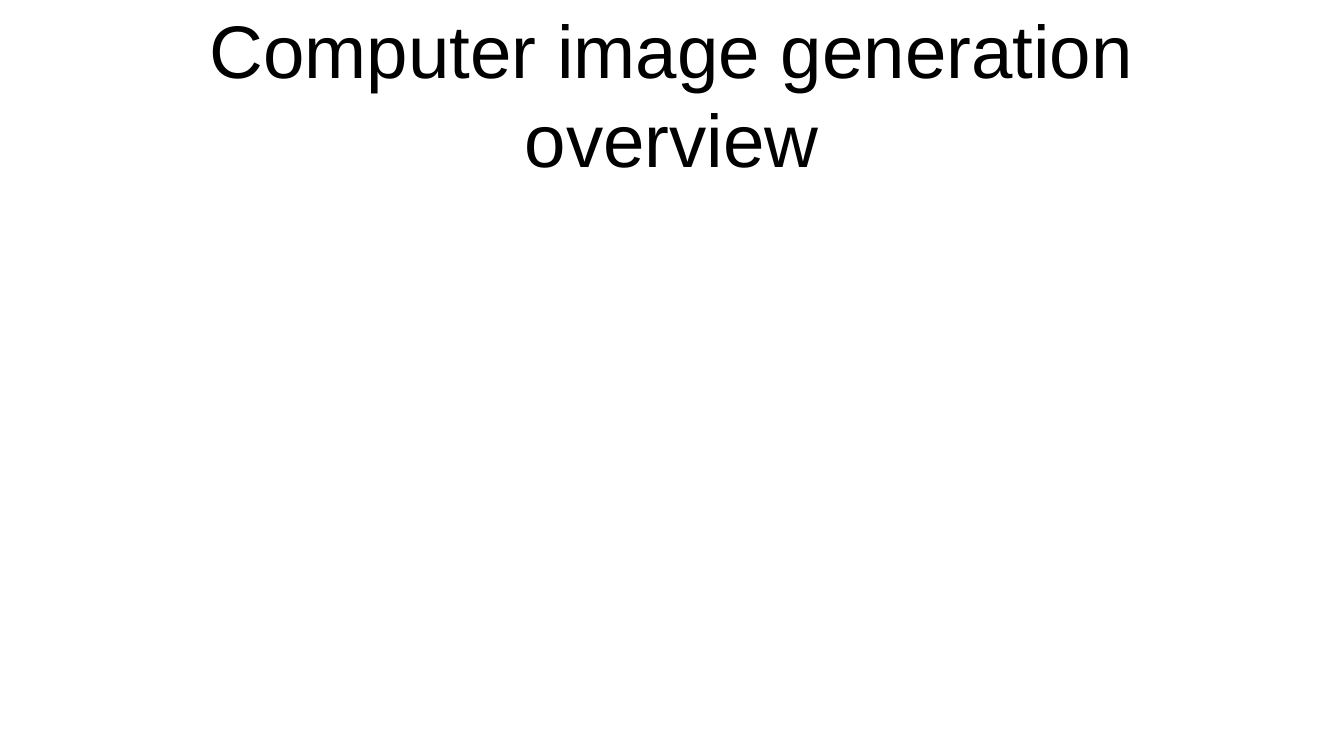
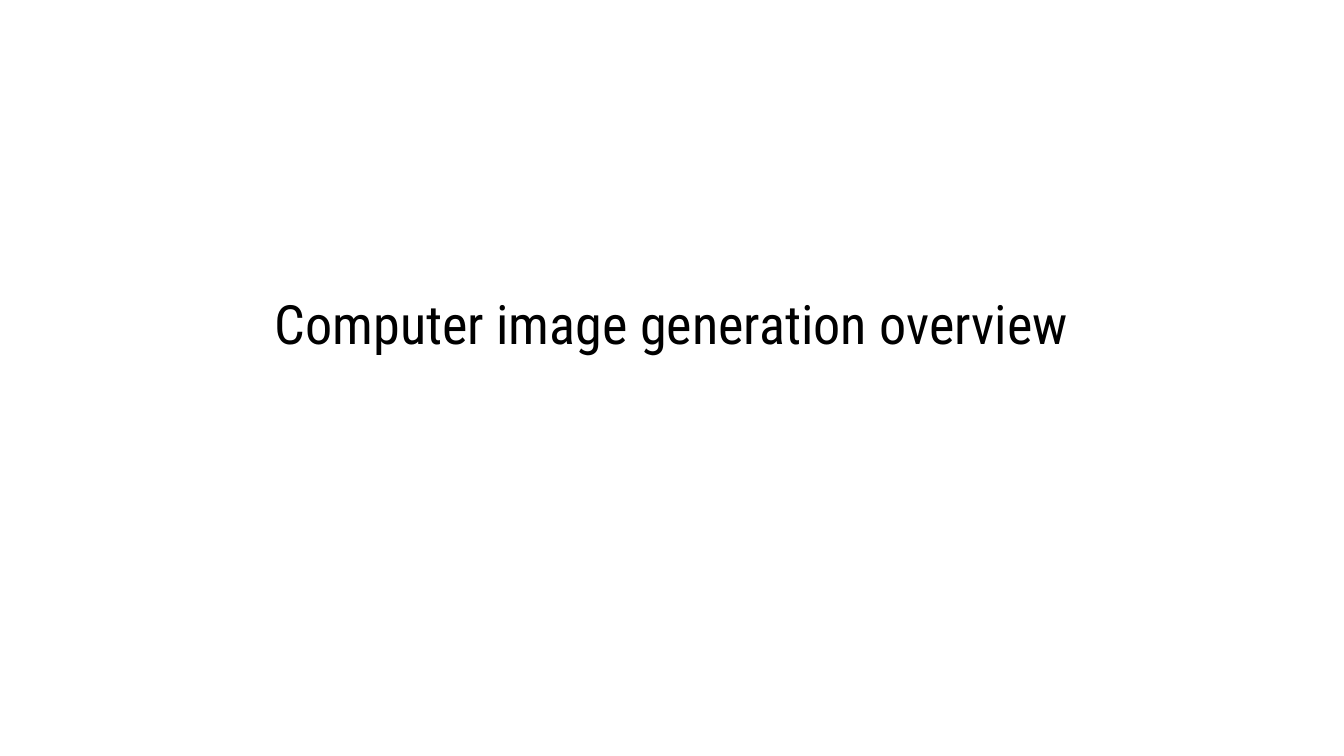
Before and after one commit to lorentzo/IntroductionToComputerGraphics, a slide deck: slide 1 of lectures/2_overview_computer_image_generation/computer_image_generation_overview.odp. Drawn at 1344x756 pixels with LibreOffice and Linux fonts; fonts in the diff are those of the drawing. Boxes give left, top, right and bottom in pixels: in the first picture for what was removed or moved away, otherwise in the second. Text is boxed around its words. In the diff, an @@ line names an element or a change of style, - is before the commit and + after.

```diff
--- a/lectures/2_overview_computer_image_generation/computer_image_generation_overview.odp
+++ b/lectures/2_overview_computer_image_generation/computer_image_generation_overview.odp
@@ subtitle "Computer image generation overview": place and size @@
-subtitle "Computer image generation overview" at (210,24,1133,168)
+subtitle "Computer image generation overview" at (275,305,1068,356)
@@ subtitle "Computer image generation overview" at (275,305,1068,356): size 44 to 32 pt, font Arial to Roboto Condensed @@
```
Also in this commit, not shown: 4 other slides changed, 1 slide added, 4 slides removed, 7 other files.
